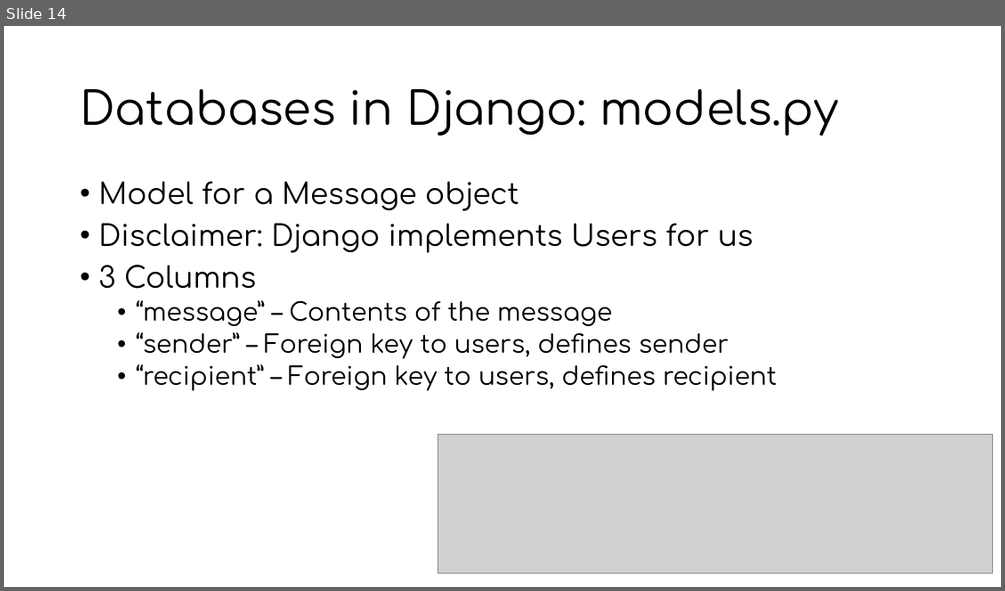
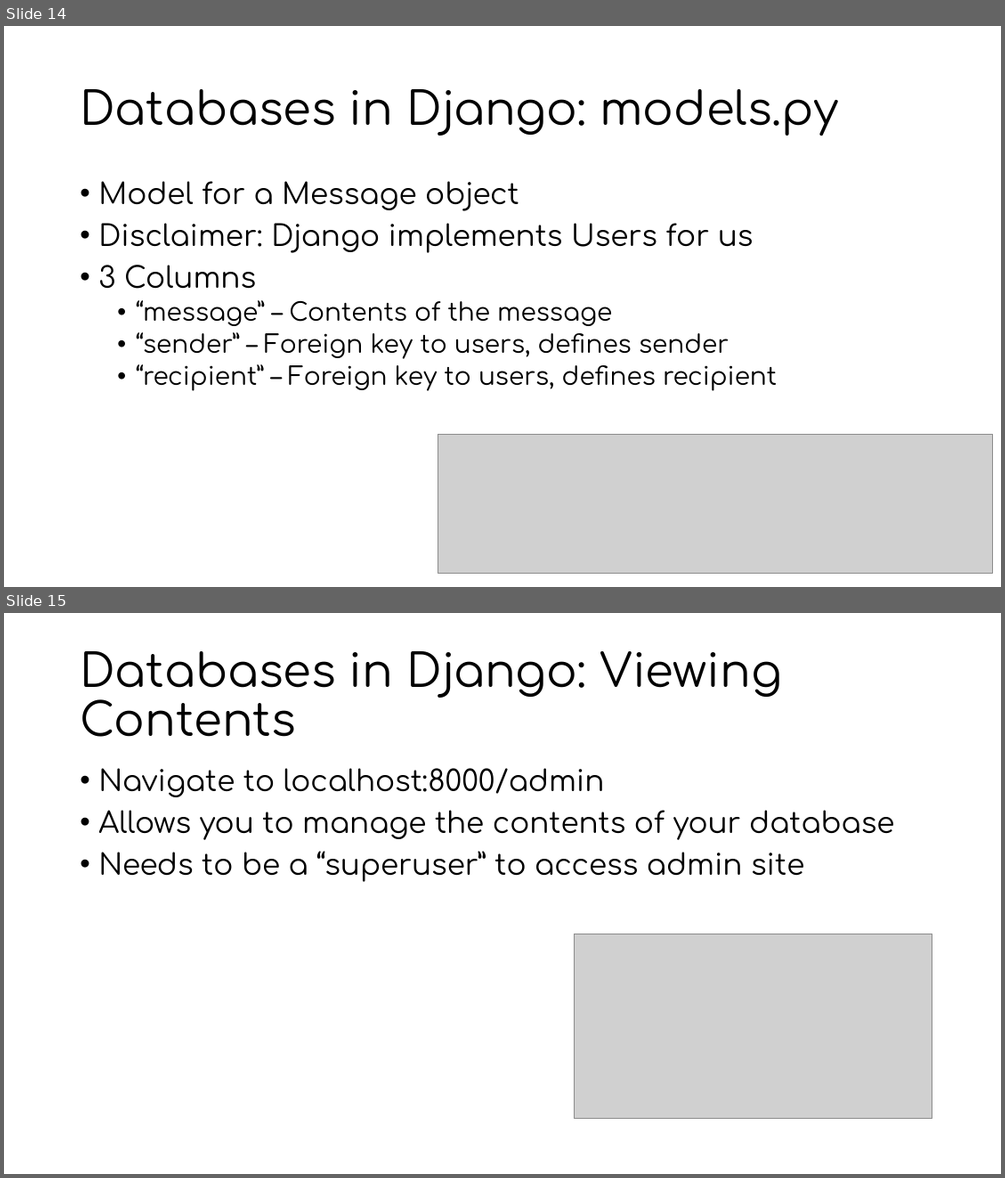
Before and after one commit to MiBioSoft2017/2017FallBootCamp, a slide deck: Django_2/Django_2.pptx. Shown one above the other, each under a label of ours: slide 14 before the commit, slides 14 and 15 after it. The pictures are 1005x591 and 1005x1178 pixels, drawn with LibreOffice and Linux fonts; fonts in the diff are those of the drawing; grey boxes stand for pictures. Boxes give left, top, right and bottom in pixels: in the first picture for what was removed or moved away, otherwise in the second. Text is boxed around its words. In the diff, an @@ line names an element or a change of style, - is before the commit and + after.

```diff
--- a/Django_2/Django_2.pptx
+++ b/Django_2/Django_2.pptx
@@ slide 15 added at (4, 613, 1001, 1174), background #FFFFFF @@
@@ title added at (80, 651, 781, 737), 44 pt, text #000000 @@
+Databases in Django: Viewing Contents
@@ text added at (98, 768, 894, 882), 28 pt, text #000000 @@
+• Navigate to localhost:8000/admin
+• Allows you to manage the contents of your database
+• Needs to be a “superuser” to access admin site
@@ picture added at (574, 933, 933, 1119) @@
```
Also in this commit, not shown: 1 other slide added.
